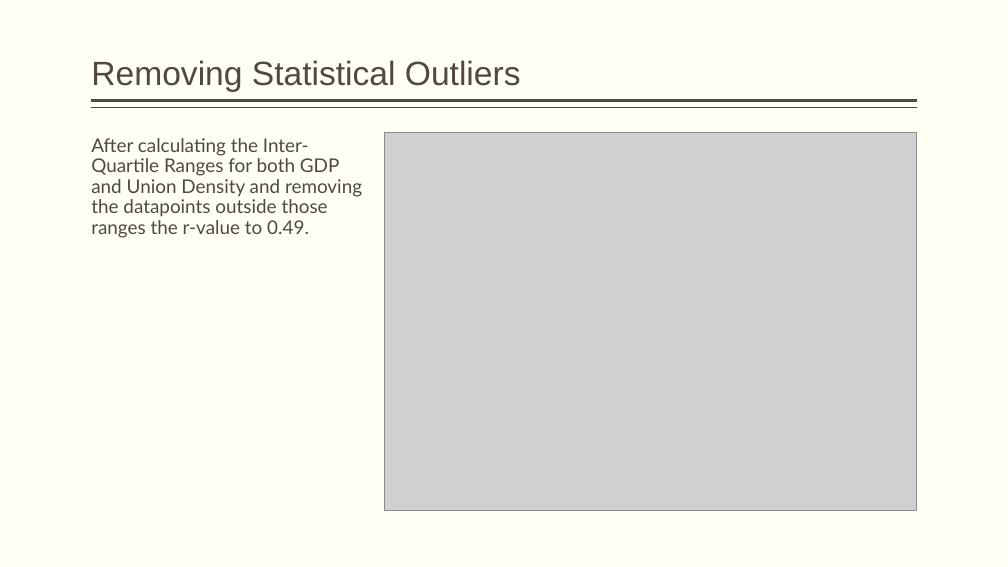
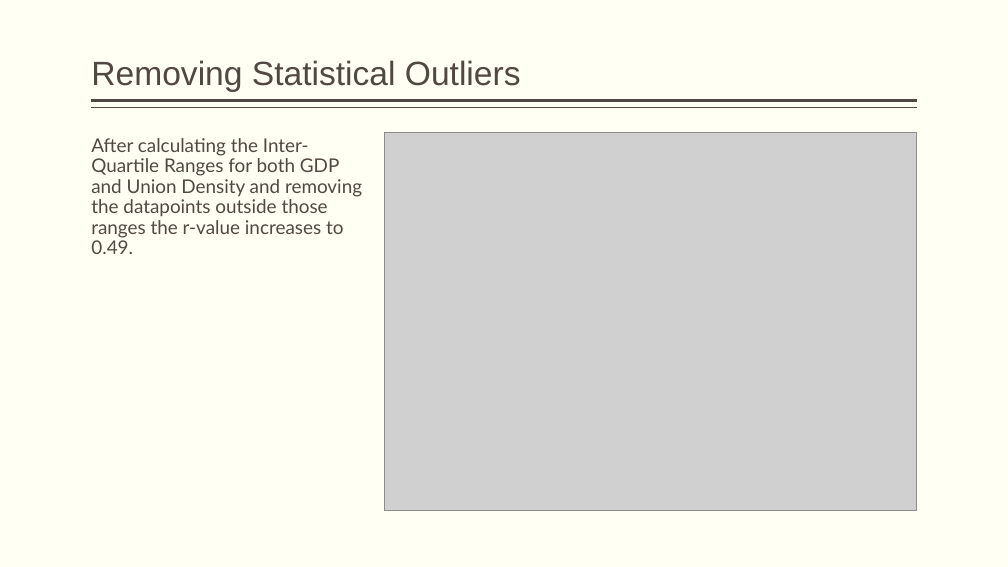
Before and after one commit to berrymatthewj/unionDensityProject, a slide deck: slide 13 of union_density_project.pptx (slide 11 before the commit). Drawn at 1008x567 pixels with LibreOffice and Linux fonts; fonts in the diff are those of the drawing; grey boxes stand for pictures. Boxes give left, top, right and bottom in pixels: in the first picture for what was removed or moved away, otherwise in the second. Text is boxed around its words. In the diff, an @@ line names an element or a change of style, - is before the commit and + after.

```diff
--- a/union_density_project.pptx
+++ b/union_density_project.pptx
@@ text at [91, 138, 362, 254]: text changed @@
-After calculating the Inter-Quartile Ranges for both GDP and Union Density and removing the datapoints outside those ranges the r-value to 0.49.
+After calculating the Inter-Quartile Ranges for both GDP and Union Density and removing the datapoints outside those ranges the r-value increases to 0.49.
```
Also in this commit, not shown: 9 other slides changed, 4 slides added, 1 slide removed, 1 other file.
